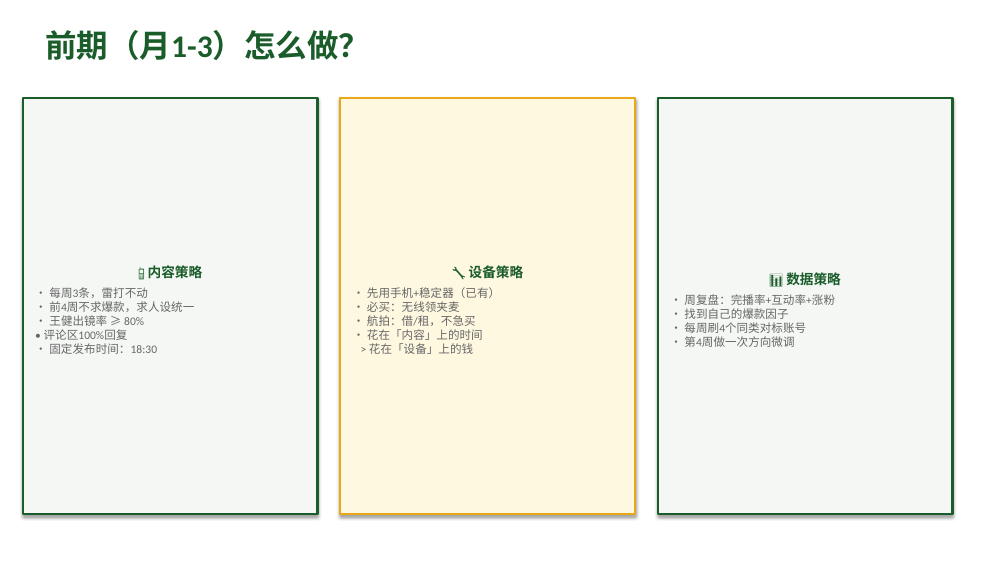
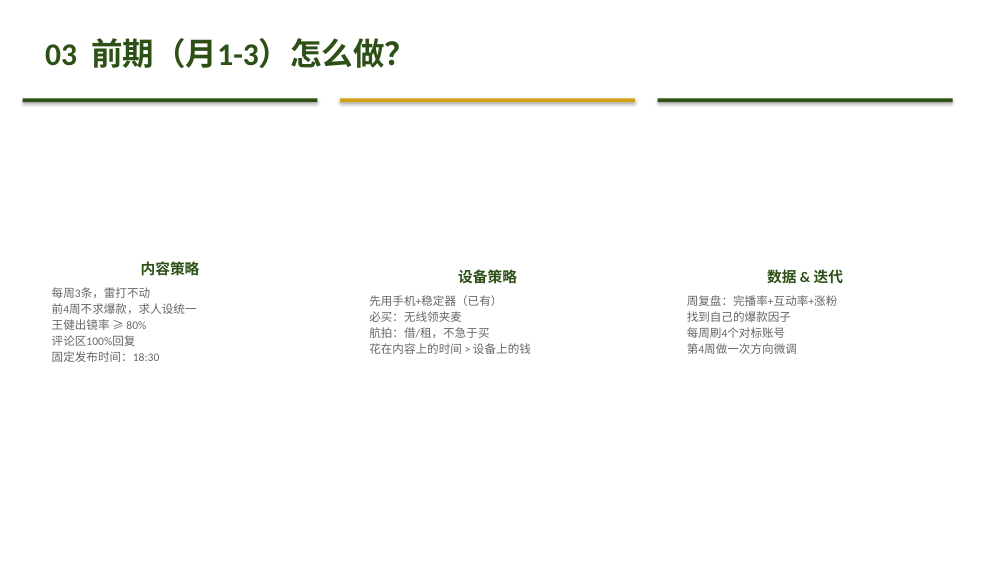
Before and after one commit to 975801846-star/workspace-outputs, a slide deck: slide 11 of tunjunying/plan_v2.pptx (slide 8 before the commit). Drawn at 1008x567 pixels with LibreOffice and Linux fonts; fonts in the diff are those of the drawing. Boxes give left, top, right and bottom in pixels: in the first picture for what was removed or moved away, otherwise in the second. Text is boxed around its words. In the diff, an @@ line names an element or a change of style, - is before the commit and + after.

```diff
--- a/tunjunying/plan_v2.pptx
+++ b/tunjunying/plan_v2.pptx
@@ text at bbox=[45, 38, 416, 68]: text changed; text colour #1A5C2A to #2D5016 @@
-前期（月1-3）怎么做？
+03 前期（月1-3）怎么做？
@@ text "内容策略" at bbox=[52, 261, 200, 362]: fill #F4F7F4 to none; outline #1A5C2A 2 pt to none; shadow off @@
@@ rectangle added at bbox=[23, 98, 318, 102], fill #2D5016 @@
@@ text "设备策略" at bbox=[369, 267, 531, 354]: fill #FFF8E1 to none; outline #E8A817 2 pt to none; shadow off @@
@@ rectangle added at bbox=[340, 98, 635, 102], fill #D4A017 @@
@@ 3 texts: place and size @@
-3 texts at bbox=[23, 98, 953, 514]
+3 texts at bbox=[52, 261, 843, 362]
@@ text "数据 & 迭代" at bbox=[687, 267, 843, 354]: fill #F4F7F4 to none; outline #1A5C2A 2 pt to none; shadow off @@
@@ rectangle added at bbox=[658, 98, 953, 102], fill #2D5016 @@
@@ text at bbox=[52, 261, 200, 362]: text changed @@
-📱 内容策略
-• 每周3条，雷打不动
-• 前4周不求爆款，求人设统一
-• 王健出镜率 ≥ 80%
-• 评论区100%回复
-• 固定发布时间：18:30
+内容策略
+每周3条，雷打不动
+前4周不求爆款，求人设统一
+王健出镜率 ≥ 80%
+评论区100%回复
+固定发布时间：18:30
@@ text at bbox=[369, 267, 531, 354]: text changed @@
-🔧 设备策略
-• 先用手机+稳定器（已有）
-• 必买：无线领夹麦
-• 航拍：借/租，不急买
-• 花在「内容」上的时间
-> 花在「设备」上的钱
+设备策略
+先用手机+稳定器（已有）
+必买：无线领夹麦
+航拍：借/租，不急于买
+花在内容上的时间 > 设备上的钱
@@ text at bbox=[687, 267, 843, 354]: text changed @@
-📊 数据策略
-• 周复盘：完播率+互动率+涨粉
-• 找到自己的爆款因子
-• 每周刷4个同类对标账号
-• 第4周做一次方向微调
+数据 & 迭代
+周复盘：完播率+互动率+涨粉
+找到自己的爆款因子
+每周刷4个对标账号
+第4周做一次方向微调
```
Also in this commit, not shown: 10 other slides changed, 4 slides added, 1 other file.
